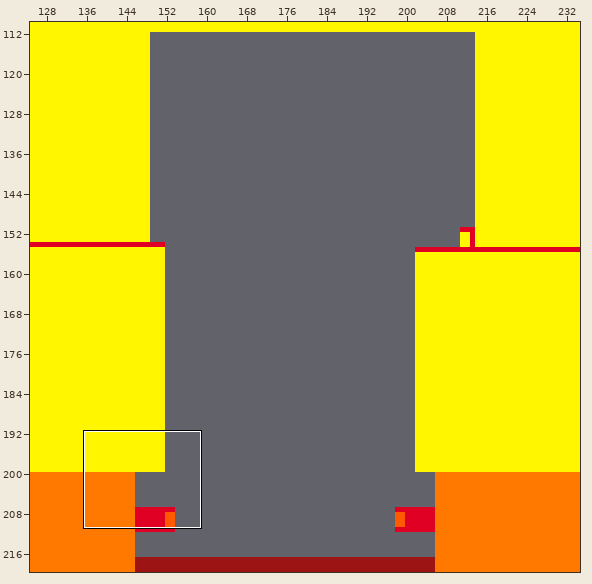
Tiled map, stored at maps/nivel_1_1_1.tmx. The picture above shows the old version from afar; the outline marks the close-up.
Close-up. Before:
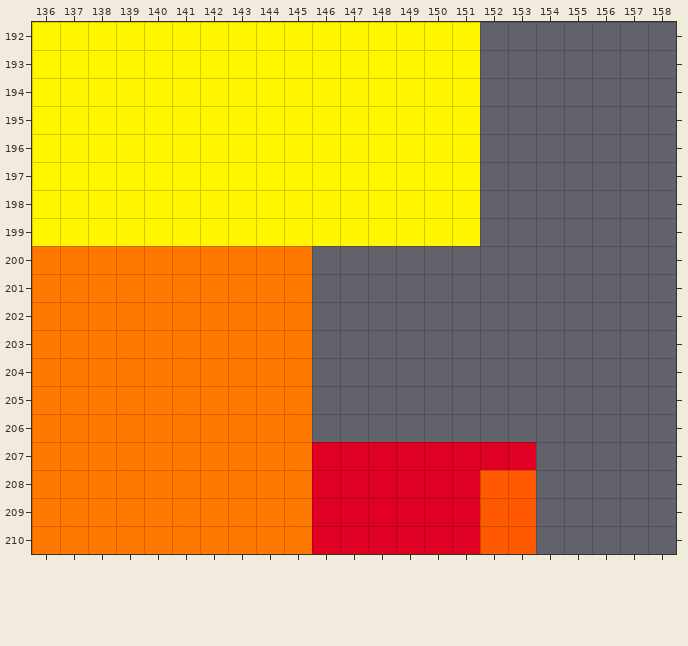
Cells are 32x32 px. Shown: x 136..158, y 192..210. The commit also changed other parts of the map, which this record leaves out.
The result:
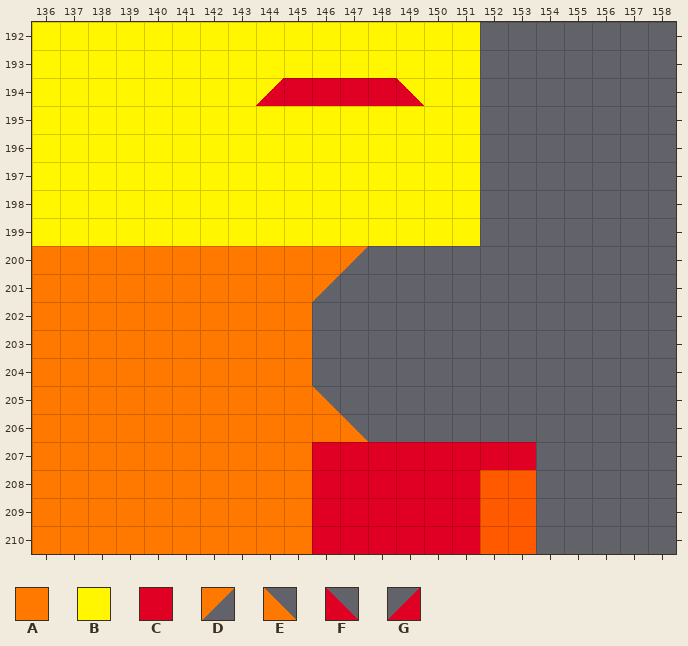
Key: from "Sin título-1": A 0, B 1, C 2, D 16, E 17, F 57, G 58.
_ is an empty cell.
Tiles of an added or newly shown layer are drawn over the layers below it.
From old to new:
Layer "Capa de Patrones 1" (removed):
y 194: x 144..149 BBBBBB -> ______
Layer "A1" (added):
y 194: x 144..149 ______ -> BCCCCB
Layer "A2" (added):
y 194: x 144 _ -> G; x 149 _ -> F
y 200: x 146..147 __ -> AD
y 201: x 146 _ -> D
y 205: x 146 _ -> E
y 206: x 146..147 __ -> AE
Changed places in both close-ups, as pixel boxes (x1, y1, x2, y2):
changed: (256, 78, 424, 106)
added: (312, 246, 368, 302)
added: (312, 386, 368, 442)
